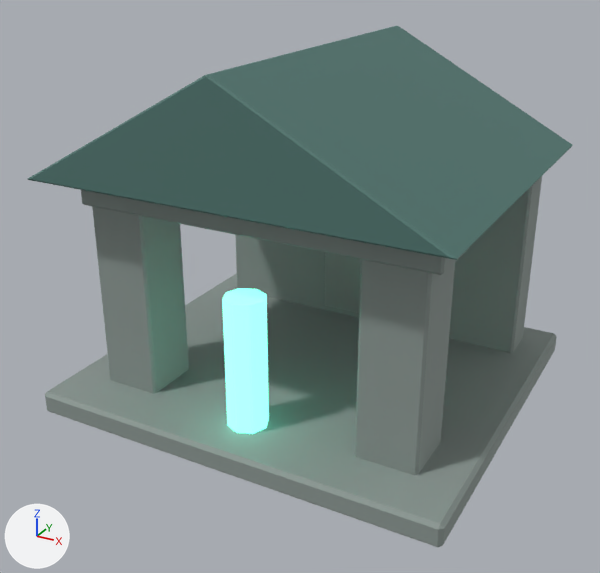
Renders of the glTF model assets/original/lumenreach_architecture/LumenGraveboneMausoleum.glb from each side of a commit.
The view is the same before and after, from a 50 mm lens placed at (18.3, -35.1, 22.9), pointed at (-0.2, -1.5, 6.1). Every picture has the same lights, and +X, +Y and +Z are marked at lower left. The first picture is the older version. Vertices at exactly the same position are counted once.

The first picture shows 'LumenGraveboneMausoleum'.
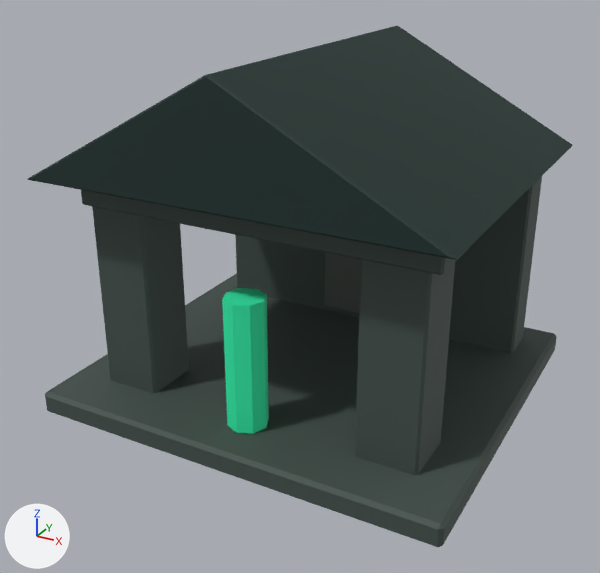
Where the change shows, as pixel boxes [x1, y1, x2, y2] in the pictures (600 x 573 px):
```json
{"object": "LumenGraveboneMausoleum", "change": "recoloured, surface changed", "before": [27, 26, 573, 547], "after": [27, 26, 573, 547], "on screen": "darker"}
{"part": 1, "of": "me_cube_443", "change": "recoloured", "before": [45, 176, 557, 547], "after": [45, 176, 557, 547], "on screen": "grey to black"}
{"part": 2, "of": "me_cube_443", "change": "recoloured", "before": [27, 26, 573, 260], "after": [27, 26, 573, 260], "on screen": "dark cyan to black"}
{"part": 3, "of": "me_cube_443", "change": "recoloured", "before": [325, 252, 361, 313], "after": [325, 252, 361, 313], "on screen": "darker"}
{"part": 4, "of": "me_cube_443", "change": "recoloured", "before": [222, 288, 269, 434], "after": [222, 288, 269, 434], "on screen": "darker"}
{"part": 5, "of": "me_cube_443", "change": "surface changed", "before": [27, 26, 573, 547], "after": [27, 26, 573, 547], "on screen": "darker"}
```

Edits to the scene script, one JSON object a line:
```json
{"op": "add", "block": "img_lumen_palette", "code": ["img_lumen_palette = load_image('lumen_palette', '_unpacked/lumen_palette', 64, 64, 'sRGB')"]}
{"op": "add", "block": "mat_el_lumenreachpalette", "code": ["mat_el_lumenreachpalette = principled_material('EL_LumenreachPalette')", "mat_el_lumenreachpalette.texture = img_lumen_palette", "mat_el_lumenreachpalette.roughness = 0.72"]}
{"block": "me_cube_443", "where": "me_cube_443.from_pydata(...)  # 178 vertices, 324 faces; spans x -10.6..10.6, y -9.6..9.6, z -0.6..17.1"}
{"block": "me_cube_443", "where": "# used by ob_lumengravebonemausoleum; location = (0.0, 0.0, 0.6)"}
{"block": "me_cube_443", "change": "me_cube_443 part 1: all 220 faces that had it switch from mat_el_stone (grey #8b9793) to mat_el_lumenreachpalette (picture img_lumen_palette)"}
{"block": "me_cube_443", "change": "me_cube_443 part 2: all 32 faces that had it switch from mat_el_roof (dark cyan #50766f) to mat_el_lumenreachpalette (picture img_lumen_palette)"}
{"block": "me_cube_443", "change": "me_cube_443 part 3: all 44 faces that had it switch from mat_el_metal (grey #9ea4a0) to mat_el_lumenreachpalette (picture img_lumen_palette)"}
{"block": "me_cube_443", "change": "me_cube_443 part 4: all 28 faces that had it switch from mat_el_lumen (green #76f9d7, glowing green #78ffdc) to mat_el_lumenreachpalette (picture img_lumen_palette)"}
{"block": "me_cube_443", "change": "me_cube_443 part 5: texture (UV) coordinates of 324 of 324 faces, centred in x -10.6..10.6, y -9.6..9.6, z -0.6..17.1, changed; they spanned u 0.0..1.0, v 0.0..1.0 and now span u 0.12..0.88, v 0.38..0.62"}
```
